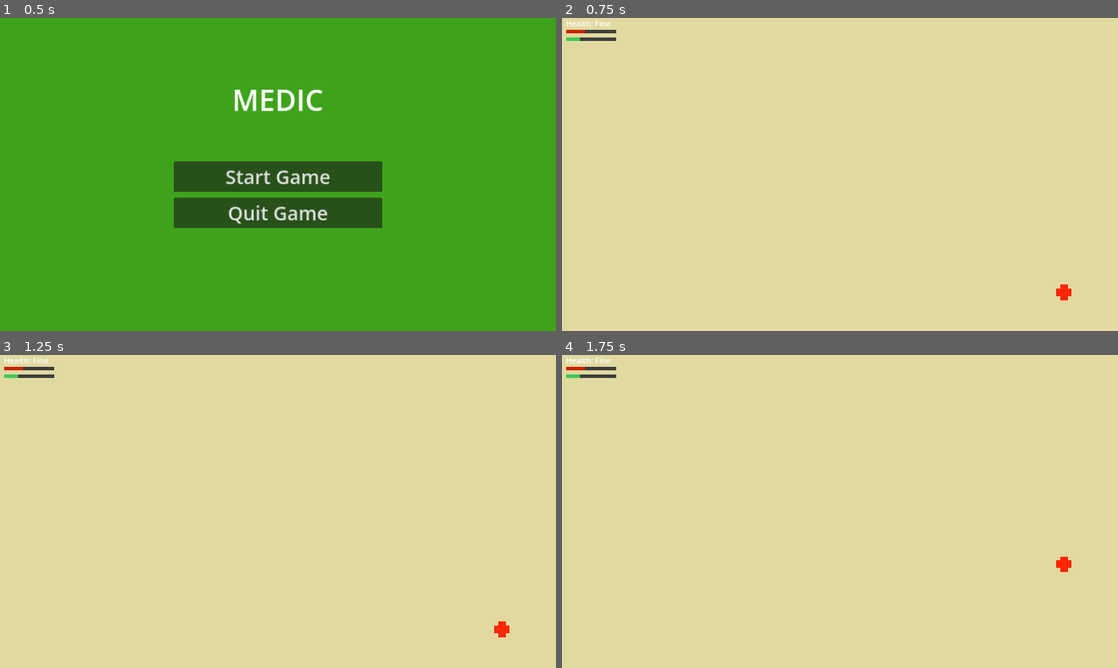
Above: before the commit, frames 1-4 (two rows, left to right).
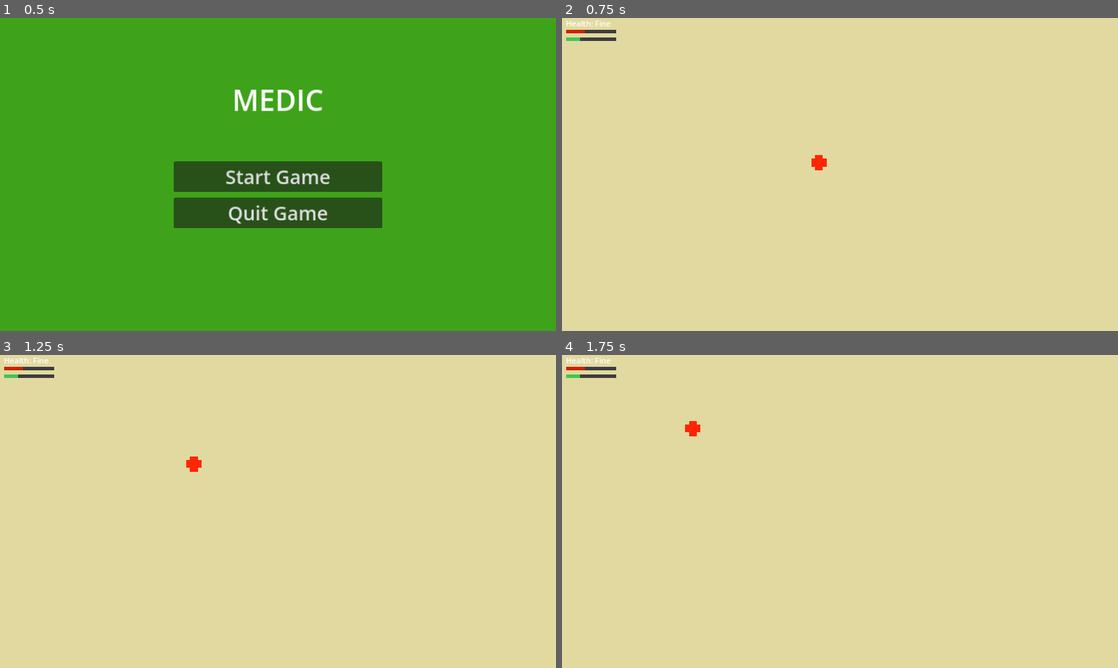
Above: after the commit, the same moments.

Repository: babeszino/medic_ww2
Game: Godot game, scene res://main.tscn
The game is run twice, just before and just after one commit, with the same random seed, the same clock (stepped at 60 frames per second) and the same inputs.
Inputs (mouse positions are in pixels of both pictures, inside the frame that each line leads up to):
- Up to frame 1 (0.5 s): no input
- Up to frame 2 (0.75 s): click "Start Game" at 0.5 s
- Up to frame 3 (1.25 s): no input
- Up to frame 4 (1.75 s): move the mouse to (867, 511) at 1.27 s; hold W (go_up) from 1.28 s (still down); hold Right mouse button (go_to, bound only after the commit) from 1.28 s (still down)

Frame 1 is identical in both runs. In frame 2, 0.2% of the frame differs, in the area x 44-92%, y 43-91%; in frame 3, 0.2%; in frame 4, 0.2%.

Commit message:
added point-to-go movement to medic // it doesnt fucking work in the whole game, only in medic scene

Diff:
--- a/game_1.gd
+++ b/game_1.gd
@@ -5,9 +5,9 @@
 
 func _ready():
 	add_child(player)
-	player.start($Marker2D.position)
+	player.start(Vector2(576, 324))
 	$GameUI/PauseMenu.visible = false
-	Input.mouse_mode = Input.MOUSE_MODE_CAPTURED
+	#Input.mouse_mode = Input.MOUSE_MODE_CAPTURED
 
 func _process(_delta):
 	pass
--- a/gui.tscn
+++ b/gui.tscn
@@ -1,7 +1,7 @@
 [gd_scene load_steps=15 format=3 uid="uid://rlblu6uymd8"]
 
 [ext_resource type="Script" path="res://gui.gd" id="1_iutv2"]
-[ext_resource type="Texture2D" uid="uid://nei0cyeeim8o" path="res://art/Injuries/Body.png" id="2_uu0y3"]
+[ext_resource type="Texture2D" uid="uid://nei0cyeeim8o" path="res://art/injuries/Body.png" id="2_uu0y3"]
 [ext_resource type="Texture2D" uid="uid://bno18aj3gywu3" path="res://art/injuries/HeadShot.png" id="3_lppew"]
 [ext_resource type="Texture2D" uid="uid://btba0kvnwfgxv" path="res://art/injuries/TorsoShot.png" id="4_0l3ld"]
 [ext_resource type="Texture2D" uid="uid://g6rtcmlwseqh" path="res://art/injuries/LeftArmShot.png" id="5_wg4n0"]
--- a/medic.gd
+++ b/medic.gd
@@ -1,9 +1,9 @@
 extends CharacterBody2D
 
+var speed = 300.0
+var target_position = position
 
-const SPEED = 150.0
-
-var movement_lock = false
+#var movement_lock = false
 
 var blood = 100
 var mental_health = 100
@@ -17,24 +17,23 @@
 
 
 func _physics_process(delta):
+	var direction = target_position - position
 
-	velocity = Vector2.ZERO
-	if Input.is_action_pressed("go_right"):
-		velocity.x += 1
-	if Input.is_action_pressed("go_left"):
-		velocity.x -= 1
-	if Input.is_action_pressed("go_down"):
-		velocity.y += 1
-	if Input.is_action_pressed("go_up"):
-		velocity.y -= 1
+	if direction.length() > speed * delta:
+		direction = direction.normalized() * speed
+	else:
+		direction = target_position - position
 
+	position += direction * delta
 
-	if velocity.length() > 0:
-		velocity = velocity.normalized() * SPEED
+	print("Direction: ", direction)
 
-	position += velocity * delta
-	move_and_slide()
 
 func start(pos):
 	position = pos
 	#$CollisionShape2D.disabled = false
+
+func _unhandled_input(event):
+	if event is InputEventMouseButton and event.is_action_pressed("go_to"):
+		target_position = event.position
+		print("Mouse clicked at: ", event.position)
--- a/project.godot
+++ b/project.godot
@@ -12,7 +12,7 @@
 
 config/name="medic"
 run/main_scene="res://main.tscn"
-config/features=PackedStringArray("4.1", "Forward Plus")
+config/features=PackedStringArray("4.2", "Forward Plus")
 config/icon="res://icon.svg"
 
 [display]
@@ -60,6 +60,11 @@
 "events": [Object(InputEventKey,"resource_local_to_scene":false,"resource_name":"","device":-1,"window_id":0,"alt_pressed":false,"shift_pressed":false,"ctrl_pressed":false,"meta_pressed":false,"pressed":false,"keycode":0,"physical_keycode":66,"key_label":0,"unicode":98,"echo":false,"script":null)
 ]
 }
+go_to={
+"deadzone": 0.5,
+"events": [Object(InputEventMouseButton,"resource_local_to_scene":false,"resource_name":"","device":-1,"window_id":0,"alt_pressed":false,"shift_pressed":false,"ctrl_pressed":false,"meta_pressed":false,"button_mask":2,"position":Vector2(109, 24),"global_position":Vector2(113, 65),"factor":1.0,"button_index":2,"canceled":false,"pressed":true,"double_click":false,"script":null)
+]
+}
 
 [physics]
 
Not shown, changed: art/injuries/Body.png.import
Not shown, changed: art/injuries/BodyBothLegOff.png.import
Not shown, changed: art/injuries/BodyLeftLegOff.png.import
Not shown, changed: art/injuries/BodyRightLegOff.png.import
Not shown, changed: art/injuries/HeadShot.png.import
Not shown, changed: art/injuries/LeftArmBones.png.import
Not shown, changed: art/injuries/LeftArmShot.png.import
Not shown, changed: art/injuries/LeftLegBones.png.import
Not shown, changed: art/injuries/LeftLegBonesBothLegOff.png.import
Not shown, changed: art/injuries/LeftLegBonesLeftLegOff.png.import
Not shown, changed: art/injuries/LeftLegShot.png.import
Not shown, changed: art/injuries/RightArmBones.png.import
(and 8 more such lines)
